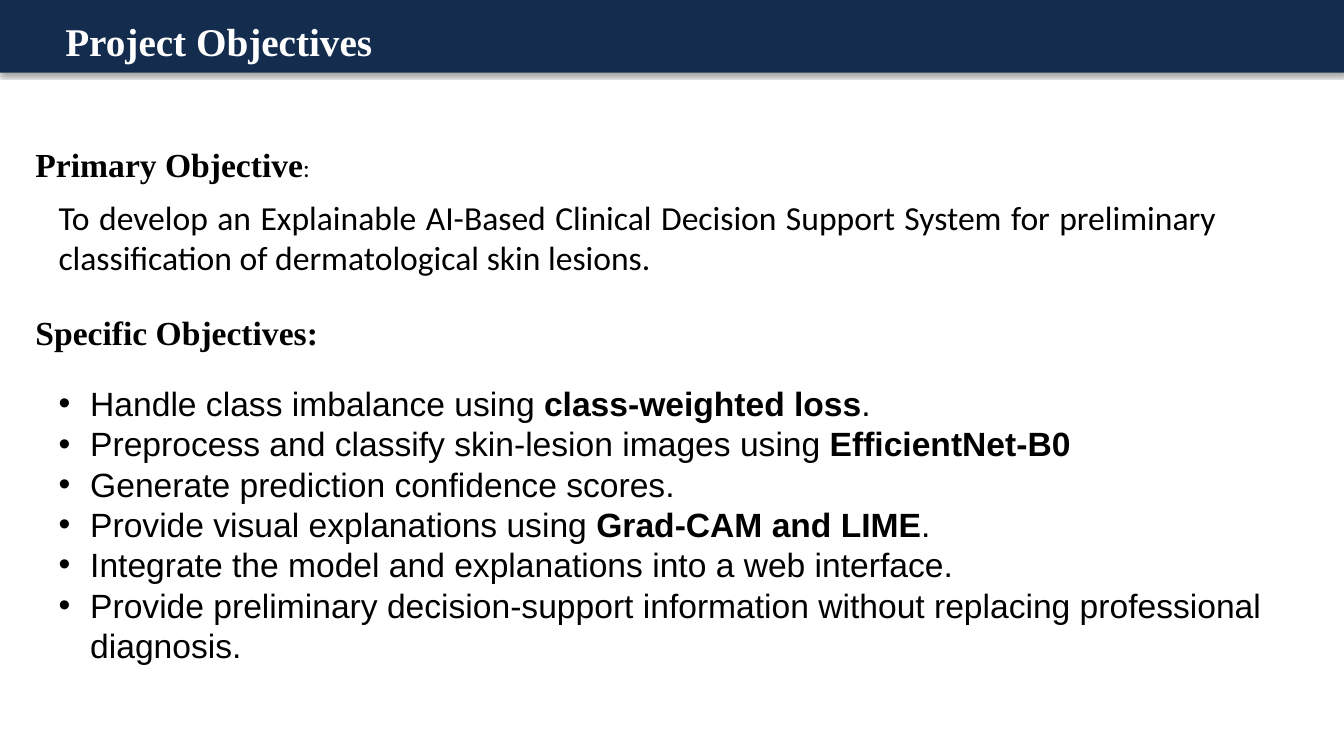
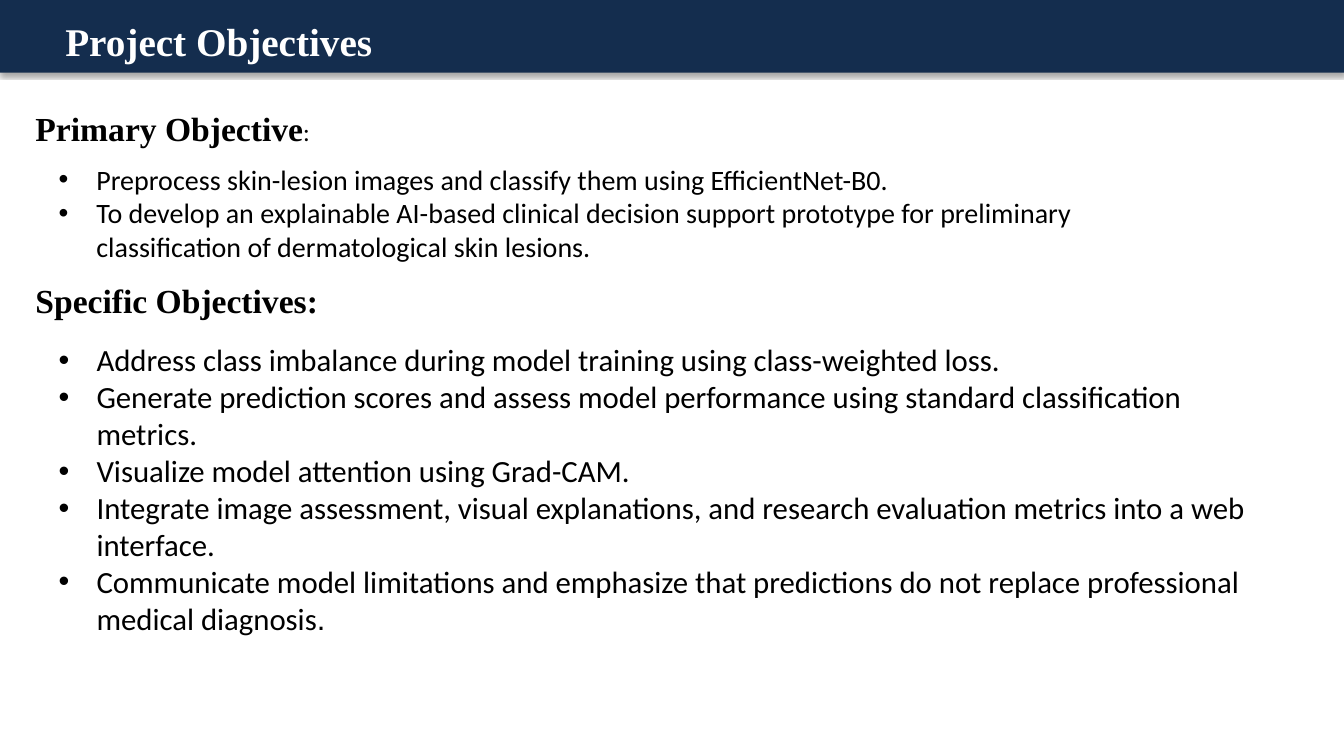
Before and after one commit to keerthireddy16/major-project-dermatology-cdss, a slide deck: slide 5 of files/projectphase2_ppt.pptx. Drawn at 1344x756 pixels with LibreOffice and Linux fonts; fonts in the diff are those of the drawing. Boxes give left, top, right and bottom in pixels: in the first picture for what was removed or moved away, otherwise in the second. Text is boxed around its words. In the diff, an @@ line names an element or a change of style, - is before the commit and + after.

Commit message:
Update DermAI application, evaluation audit, and presentation

```diff
--- a/files/projectphase2_ppt.pptx
+++ b/files/projectphase2_ppt.pptx
@@ text "Primary Objective:": place and size @@
-text "Primary Objective:" at (35, 153, 303, 183)
+text "Primary Objective:" at (35, 117, 303, 147)
@@ text at (96, 170, 1070, 262): text changed; size 24 to 20 pt @@
-To develop an Explainable AI-Based Clinical Decision Support System for preliminary classification of dermatological skin lesions.
+• Preprocess skin-lesion images and classify them using EfficientNet-B0.
+• To develop an explainable AI-based clinical decision support prototype for preliminary classification of dermatological skin lesions.
@@ text "Specific Objectives:": place and size @@
-text "Specific Objectives:" at (35, 321, 318, 352)
+text "Specific Objectives:" at (35, 289, 318, 320)
@@ text at (97, 349, 1244, 636): text changed; size 24 to 22 pt; font Arial to Calibri @@
-• Handle class imbalance using class-weighted loss.
-• Preprocess and classify skin-lesion images using EfficientNet-B0
-• Generate prediction confidence scores.
-• Provide visual explanations using Grad-CAM and LIME.
-• Integrate the model and explanations into a web interface.
-• Provide preliminary decision-support information without replacing professional diagnosis.
+• Address class imbalance during model training using class-weighted loss.
+• Generate prediction scores and assess model performance using standard classification metrics.
+• Visualize model attention using Grad-CAM.
+• Integrate image assessment, visual explanations, and research evaluation metrics into a web interface.
+• Communicate model limitations and emphasize that predictions do not replace professional medical diagnosis.
```
Also in this commit, not shown: 4 other slides changed, 5 slides added, 1 slide removed, 30 other files.
